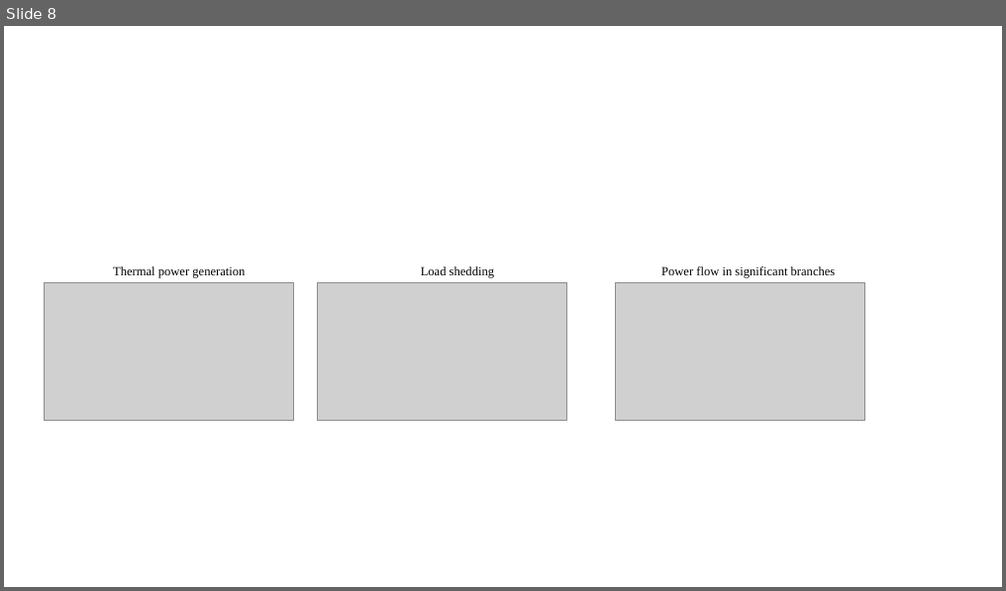
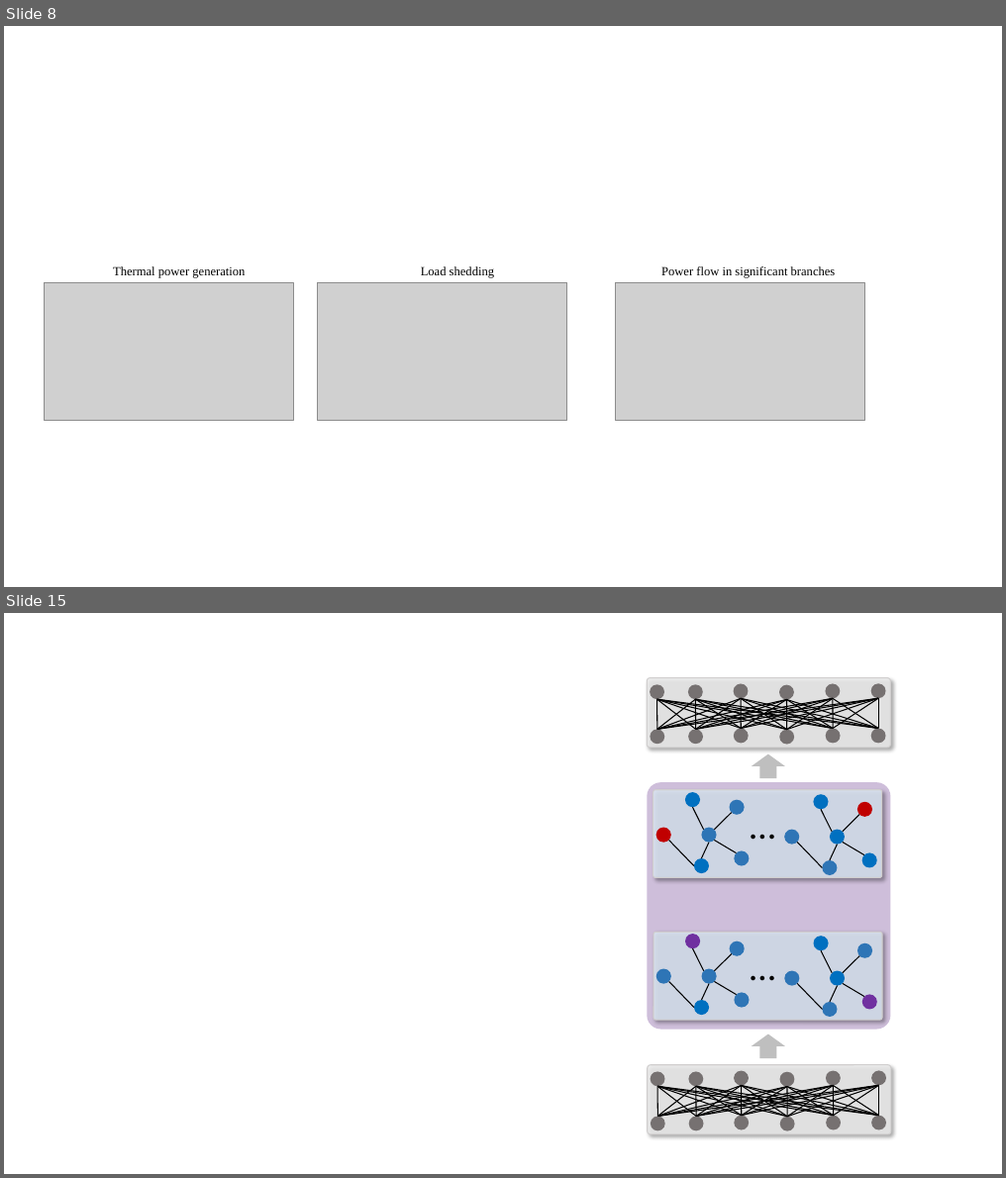
Before and after one commit to yadong-zhang/GNN_SCUC, a slide deck: submission/figures/figs.pptx. Shown one above the other, each under a label of ours: slide 8 before the commit, slides 8 and 15 after it; the slides between them are not shown. The pictures are 1006x591 and 1006x1178 pixels, drawn with LibreOffice and Linux fonts; fonts in the diff are those of the drawing; grey boxes stand for pictures. Boxes give left, top, right and bottom in pixels: in the first picture for what was removed or moved away, otherwise in the second. Text is boxed around its words. In the diff, an @@ line names an element or a change of style, - is before the commit and + after.

```diff
--- a/submission/figures/figs.pptx
+++ b/submission/figures/figs.pptx
@@ slide 15 added at <box>4,613,1002,1174</box>, background #FFFFFF @@
@@ group added at <box>647,677,891,748</box>: 36 lines, 12 ellipses, 1 rounded rectangle @@
@@ right arrow added at <box>751,755,785,778</box>, fill #BFBFBF @@
@@ rounded rectangle added at <box>648,783,891,1030</box>, fill #9F7FB7 at 50% opacity @@
@@ group added at <box>653,789,882,877</box>: 12 ellipses, 10 lines, 1 rounded rectangle, 1 text @@
+…
@@ group added at <box>653,932,882,1020</box>: 12 ellipses, 10 lines, 1 rounded rectangle, 1 text @@
+…
@@ right arrow added at <box>751,1035,785,1059</box>, fill #BFBFBF @@
@@ group added at <box>648,1065,891,1135</box>: 36 lines, 12 ellipses, 1 rounded rectangle @@
```
Also in this commit, not shown: 6 other slides added.
